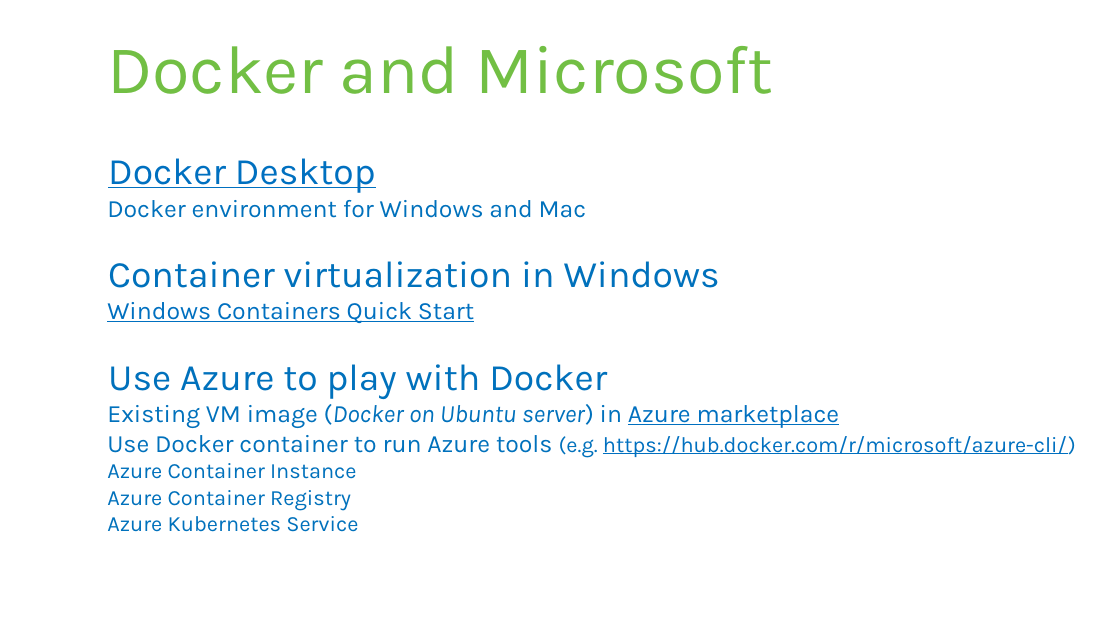
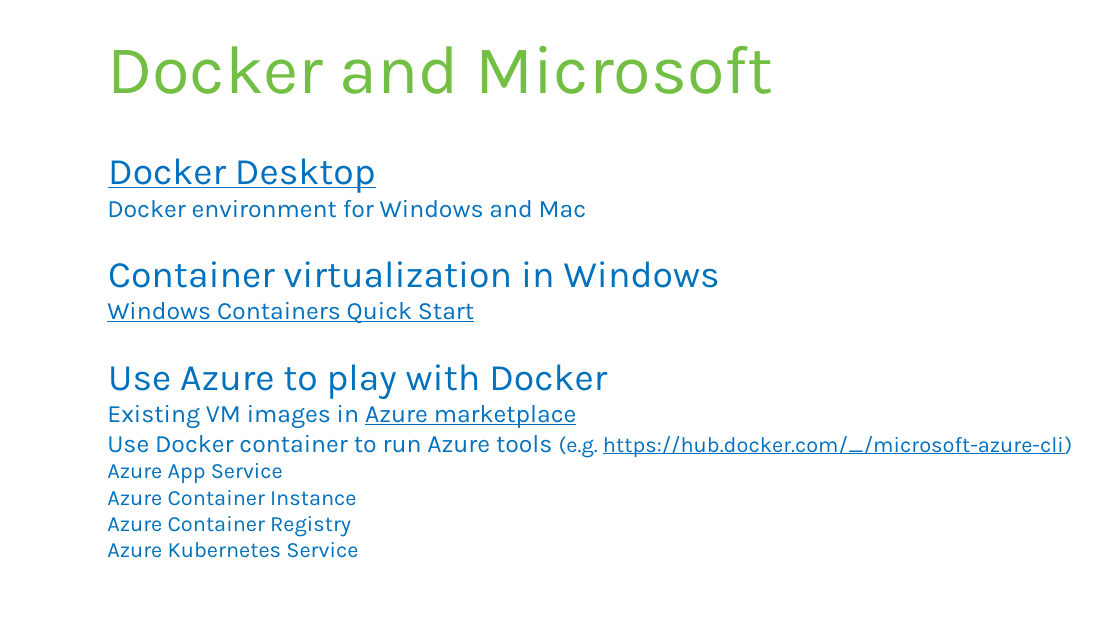
Before and after one commit to rstropek/DockerVS2015Intro, a slide deck: slide 12 of slides/Docker-Workshop.pptx. Drawn at 1120x630 pixels with LibreOffice and Linux fonts; fonts in the diff are those of the drawing. Boxes give left, top, right and bottom in pixels: in the first picture for what was removed or moved away, otherwise in the second. Text is boxed around its words. In the diff, an @@ line names an element or a change of style, - is before the commit and + after.

Commit message:
Update slides

```diff
--- a/slides/Docker-Workshop.pptx
+++ b/slides/Docker-Workshop.pptx
@@ text at (x1=107, y1=405, x2=1072, y2=483): text changed @@
-  Existing VM image (Docker on Ubuntu server) in Azure marketplace
-  Use Docker container to run Azure tools (e.g. https://hub.docker.com/r/microsoft/azure-cli/)
+  Existing VM images in Azure marketplace
+  Use Docker container to run Azure tools (e.g. https://hub.docker.com/_/microsoft-azure-cli)
+  Azure App Service
```
Also in this commit, not shown: 4 other slides changed.
